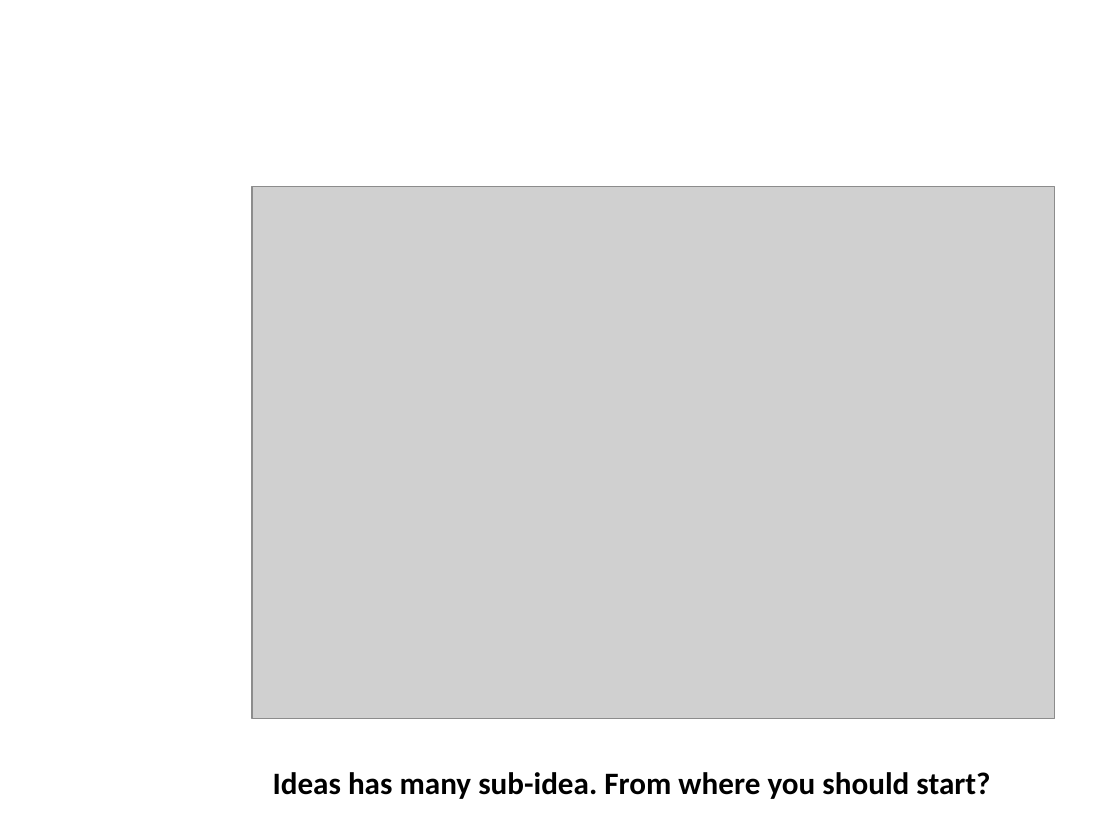
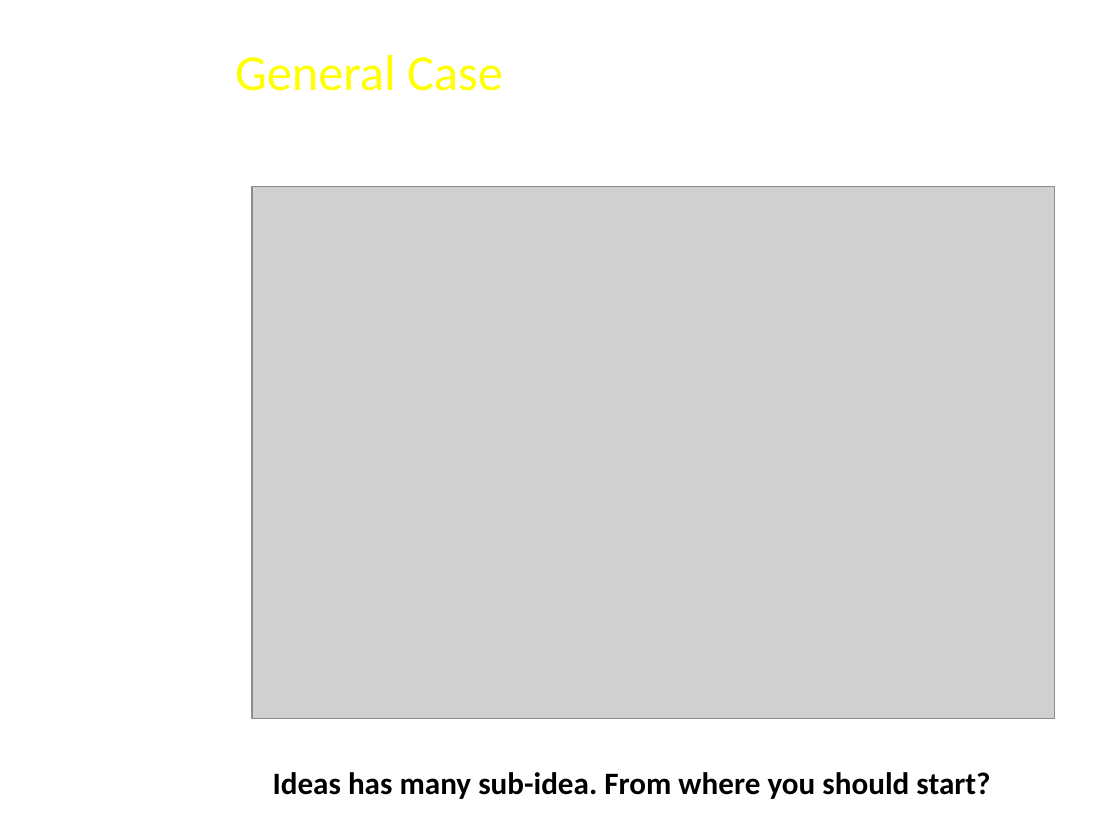
Before and after one commit to FeedMapping/Schema, a slide deck: slide 4 of slide/ppt/Mapping-Ideas.pptx. Drawn at 1120x840 pixels with LibreOffice and Linux fonts; fonts in the diff are those of the drawing; grey boxes stand for pictures; background and template pictures are left out. Boxes give left, top, right and bottom in pixels: in the first picture for what was removed or moved away, otherwise in the second. Text is boxed around its words. In the diff, an @@ line names an element or a change of style, - is before the commit and + after.

```diff
--- a/slide/ppt/Mapping-Ideas.pptx
+++ b/slide/ppt/Mapping-Ideas.pptx
@@ text added at (x1=235, y1=55, x2=503, y2=91), 32.4 pt, text #FFFF00 @@
+General Case
```
Also in this commit, not shown: 2 other slides changed, 7 slides added, 3 slides removed.
